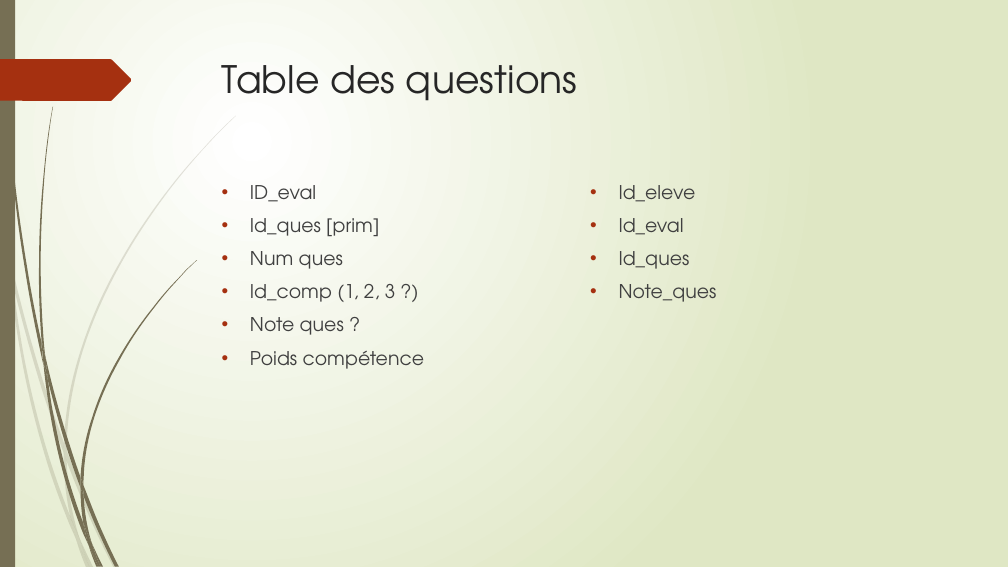
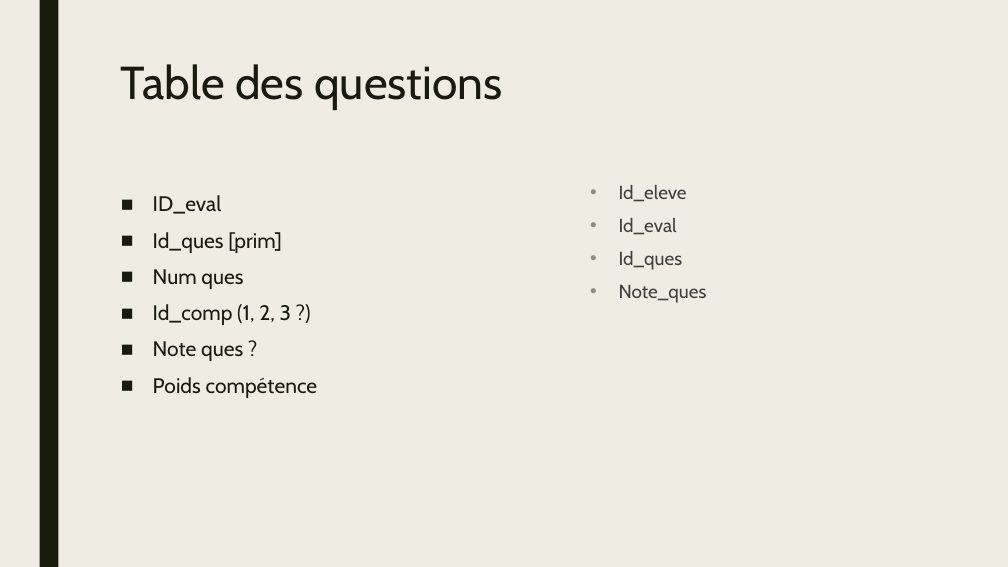
Before and after one commit to xpessoles/EvaluationCompetences, a slide deck: slide 16 of EvaluationParCompetences.pptx (slide 10 before the commit). Drawn at 1008x567 pixels with LibreOffice and Linux fonts; fonts in the diff are those of the drawing. Boxes give left, top, right and bottom in pixels: in the first picture for what was removed or moved away, otherwise in the second. Text is boxed around its words. In the diff, an @@ line names an element or a change of style, - is before the commit and + after.

```diff
--- a/EvaluationParCompetences.pptx
+++ b/EvaluationParCompetences.pptx
@@ background gradient #FFFFFF to #DFE8C4 to #EFEDE3 @@
@@ rectangle: place and size @@
-rectangle at (0,0,15,567)
+rectangle at (39,0,58,567)
@@ rectangle at (39,0,58,567): fill #766F54 to #191B0E @@
@@ freeform shape removed at (0,59,132,101) @@
@@ title "Table des questions": place and size @@
-title "Table des questions" at (222,65,578,101)
+title "Table des questions" at (121,64,502,110)
@@ title "Table des questions" at (121,64,502,110): size 36 to 44 pt, font TeX Gyre Adventor to Cabin, text colour #262626 to #191B0E; line spacing 1 to 0.89 @@
@@ text "Id_eleve" at (619,185,707,303): font TeX Gyre Adventor to Cabin; bullet colour #A53010 to #8C8D86 @@
@@ text "ID_eval": place and size @@
-text "ID_eval" at (250,185,425,369)
+text "ID_eval" at (153,195,318,398)
@@ text "ID_eval" at (153,195,318,398): size 18 to 20 pt, font TeX Gyre Adventor to Cabin, text colour #404040 to #191B0E; bullet • to ■; line spacing 1 to 0.94; more space between paragraphs @@
@@ group removed at (0,116,236,567): 10 freeform shapes @@
@@ group removed at (2,0,197,567): 12 freeform shapes @@
```
Also in this commit, not shown: 11 other slides changed, 7 slides added, 4 other files.
